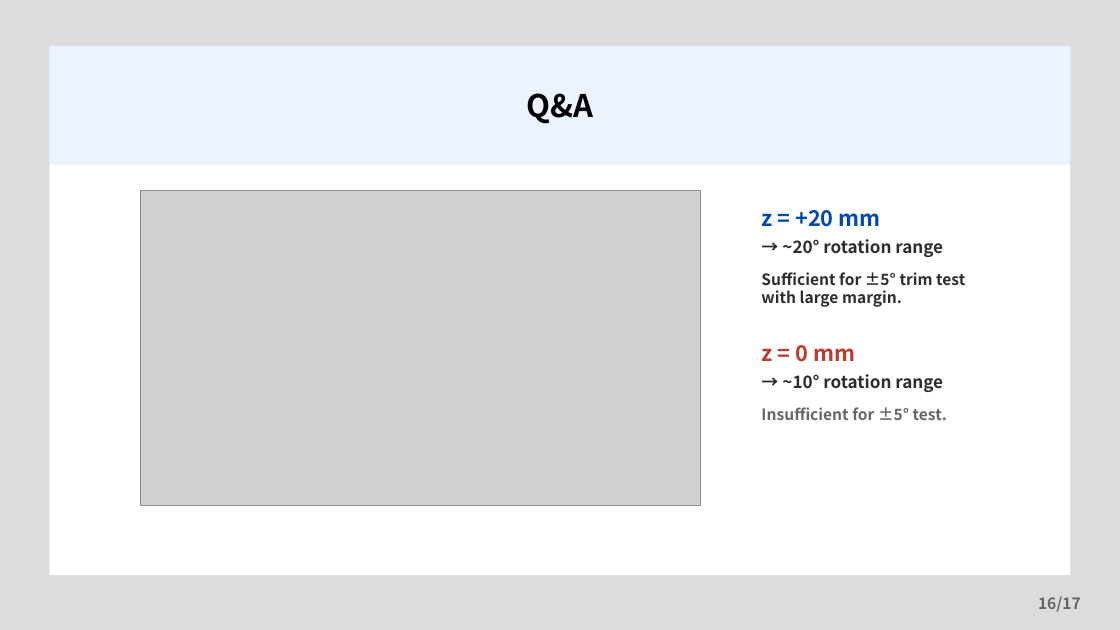
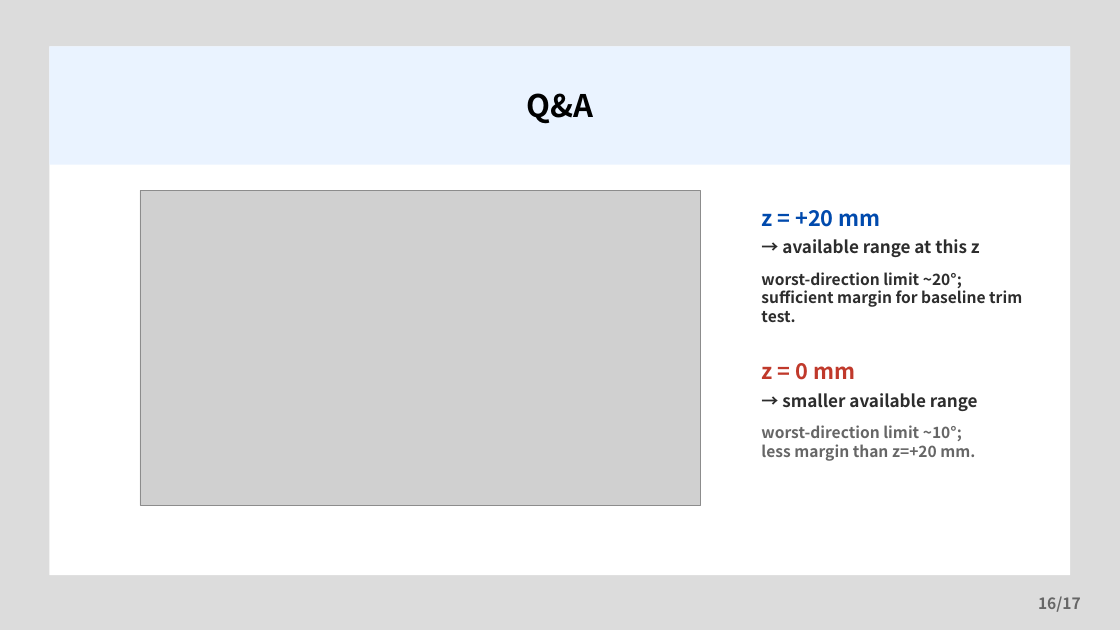
Before and after one commit to banana99ou/Stewart-Platform, a slide deck: slide 16 of presentation/KSAS_Spring2026_Presentation.pptx. Drawn at 1120x630 pixels with LibreOffice and Linux fonts; fonts in the diff are those of the drawing; grey boxes stand for pictures. Boxes give left, top, right and bottom in pixels: in the first picture for what was removed or moved away, otherwise in the second. Text is boxed around its words. In the diff, an @@ line names an element or a change of style, - is before the commit and + after.

```diff
--- a/presentation/KSAS_Spring2026_Presentation.pptx
+++ b/presentation/KSAS_Spring2026_Presentation.pptx
@@ text at <box>761,239,1022,322</box>: text changed @@
-→ ~20° rotation range
-Sufficient for ±5° trim test
-with large margin.
+→ available range at this z
+worst-direction limit ~20°;
+sufficient margin for baseline trim test.
@@ text at <box>761,393,978,461</box>: text changed @@
-→ ~10° rotation range
-Insufficient for ±5° test.
+→ smaller available range
+worst-direction limit ~10°;
+less margin than z=+20 mm.
```
Also in this commit, not shown: 11 other slides changed, 1 other file.
